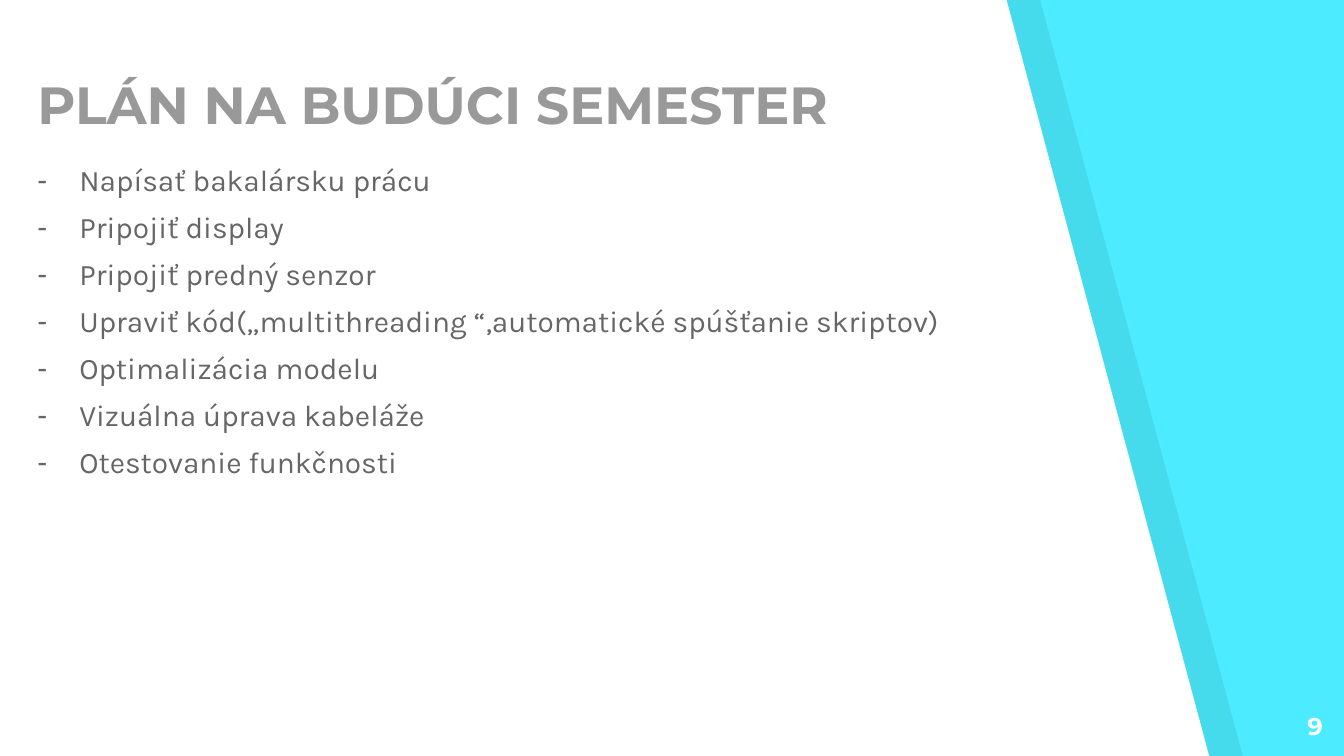
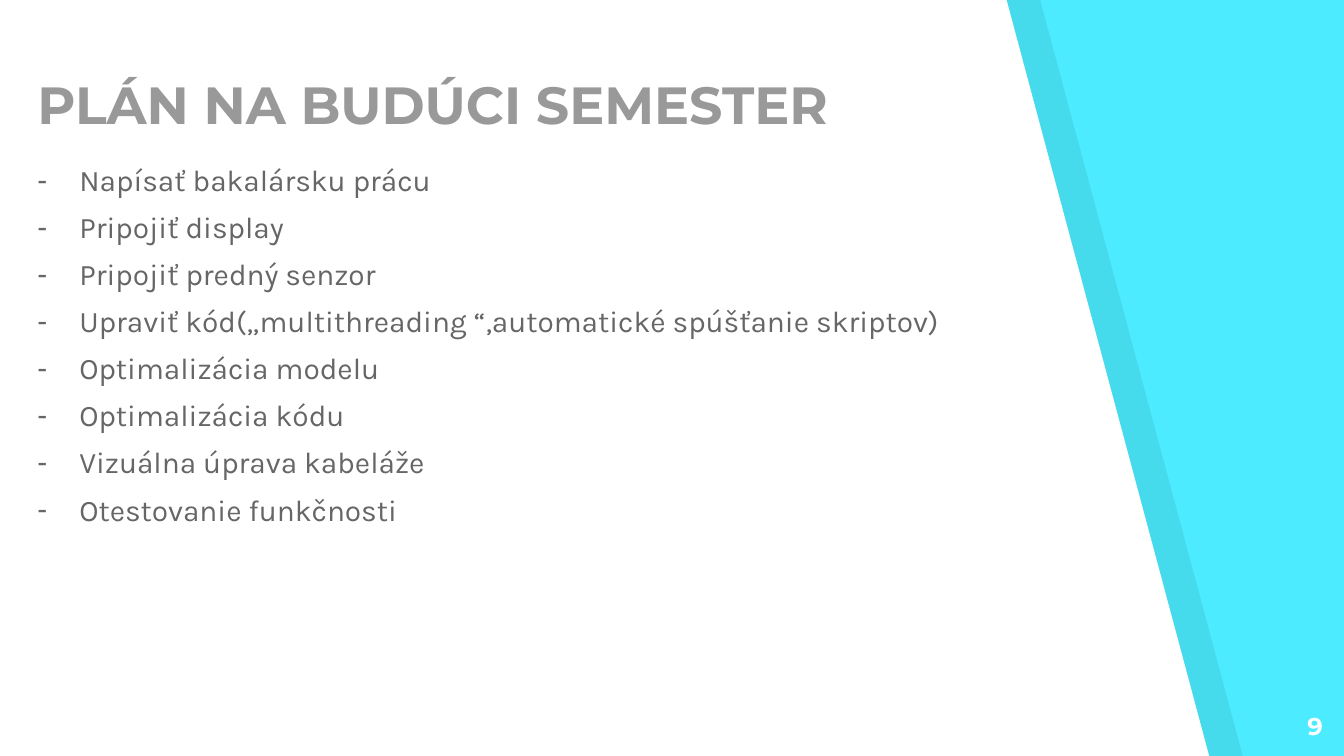
Before and after one commit to TvarozekRastislav/Little-M, a slide deck: slide 9 of presentation/BP-prezentácia.pptx. Drawn at 1344x756 pixels with LibreOffice and Linux fonts; fonts in the diff are those of the drawing. Boxes give left, top, right and bottom in pixels: in the first picture for what was removed or moved away, otherwise in the second. Text is boxed around its words. In the diff, an @@ line names an element or a change of style, - is before the commit and + after.

```diff
--- a/presentation/BP-prezentácia.pptx
+++ b/presentation/BP-prezentácia.pptx
@@ text at (79, 403, 345, 433): paragraph added @@
+– Optimalizácia kódu
```
Also in this commit, not shown: 3 other files.
